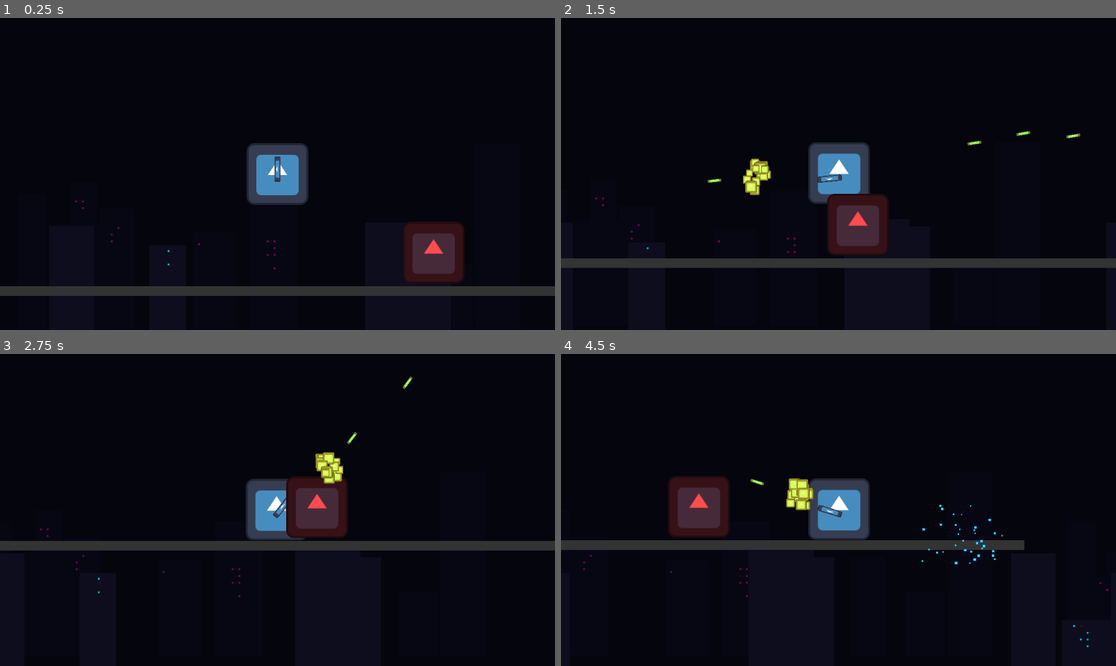
Above: before the commit, frames 1-4 (two rows, left to right).
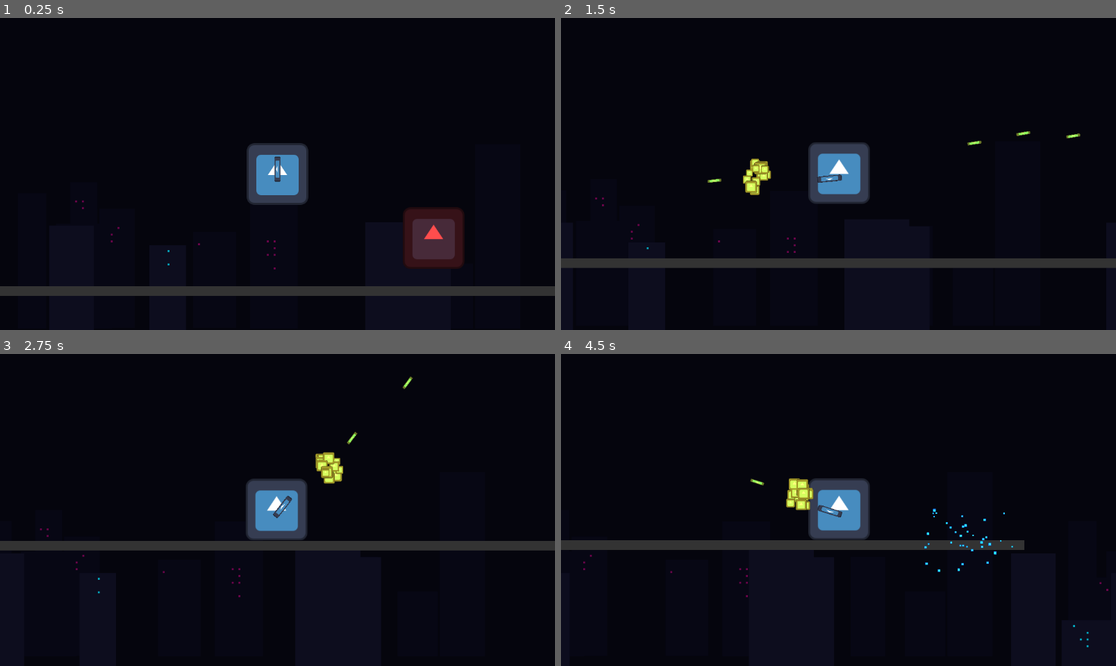
Above: after the commit, the same moments.

Repository: Viet-6/test-pcaF
Game: Godot game, scene res://scenes/levels/test_level.tscn
The game is run twice, just before and just after one commit, with the same random seed, the same clock (stepped at 60 frames per second) and the same inputs. The engine's default icon, where the game draws it, is replaced by a stand-in: a white triangle on a blue panel in a dark square.
Inputs (mouse positions are in pixels of both pictures, inside the frame that each line leads up to):
- Up to frame 1 (0.25 s): no input
- Up to frame 2 (1.5 s): move the mouse to (960, 158) at 0.52 s; press the mouse at (960, 158) at 0.53 s; hold D (move_right) from 0.53 s (still down); tap Space (jump) at 0.77 s; move the mouse to (727, 189) at 1.27 s; release the mouse at (727, 189) at 1.28 s; click (727, 189) at 1.35 s
- Up to frame 3 (2.75 s): tap Space (jump) at 1.52 s; move the mouse to (333, 441) at 2.02 s; release D (move_right) at 2.03 s; press the mouse at (333, 441) at 2.03 s; hold A (move_left) from 2.03 s (still down)
- Up to frame 4 (4.5 s): move the mouse to (810, 572) at 2.77 s; release A (move_left) at 2.78 s; release the mouse at (810, 572) at 2.78 s; hold D (move_right) 2.78-4.28 s; click (810, 572) at 2.85 s; tap Space (jump) at 3.02, 3.77 s; move the mouse to (1005, 556) at 3.52 s; press the mouse at (1005, 556) at 3.53 s; move the mouse to (672, 463) at 4.27 s; release the mouse at (672, 463) at 4.28 s; hold A (move_left) from 4.28 s (still down); click (672, 463) at 4.35 s

The runs differ from the first frame. In frame 1, 1.6% of the frame differs, in the area x 72-84%, y 60-85%; in frame 2, 2.1%; in frame 3, 2.0%; in frame 4, 2.4%, in the area x 19-82%, y 39-70%.

Commit message:
fix projectile #21

Diff:
--- a/scenes/enemies/enemy.tscn
+++ b/scenes/enemies/enemy.tscn
@@ -4,7 +4,7 @@
 [ext_resource type="Texture2D" path="res://icon.svg" id="2_icon"]
 
 [sub_resource type="RectangleShape2D" id="1"]
-size = Vector2(100, 100)
+size = Vector2(100, 500)
 
 [node name="Enemy" type="CharacterBody2D"]
 collision_layer = 4
@@ -14,6 +14,3 @@
 [node name="Sprite2D" type="Sprite2D" parent="."]
 texture = ExtResource("2_icon")
 modulate = Color(1, 0.3, 0.3, 1) # Red tint
-
-[node name="CollisionShape2D" type="CollisionShape2D" parent="."]
-shape = SubResource("1")
--- a/scenes/weapons/projectile.tscn
+++ b/scenes/weapons/projectile.tscn
@@ -1,8 +1,12 @@
-[gd_scene load_steps=5 format=3]
+[gd_scene load_steps=6 format=3]
 
 [ext_resource type="Script" path="res://scripts/projectile.gd" id="1_projectile"]
 [ext_resource type="Texture2D" path="res://icon.svg" id="2_icon"]
 [ext_resource type="PackedScene" path="res://scenes/weapons/impact_effect.tscn" id="3_impact"]
+
+[sub_resource type="Curve" id="Curve_trail"]
+_data = [Vector2(0, 1), 0.0, 0.0, 0, 0, Vector2(1, 0), 0.0, 0.0, 0, 0]
+point_count = 2
 
 [sub_resource type="RectangleShape2D" id="1"]
 size = Vector2(30, 6)
@@ -21,3 +25,10 @@
 
 [node name="CollisionShape2D" type="CollisionShape2D" parent="."]
 shape = SubResource("1")
+
+[node name="Trail" type="Line2D" parent="."]
+width = 4.0
+width_curve = SubResource("Curve_trail")
+default_color = Color(3, 3, 1, 1)
+begin_cap_mode = 2
+end_cap_mode = 2
--- a/scripts/enemy.gd
+++ b/scripts/enemy.gd
@@ -6,6 +6,23 @@
 func _ready():
 	current_health = max_health
 	add_to_group("enemies")
+
+	# Force create collision shape to ensure it exists (Scene file paranoia)
+	var shape = RectangleShape2D.new()
+	shape.size = Vector2(100, 200)
+
+	var col = CollisionShape2D.new()
+	col.shape = shape
+	col.debug_color = Color(1, 0, 0, 0.5)
+	add_child(col)
+	print("Enemy Initialized with Procedural Collision Shape")
+
+func _physics_process(delta):
+	# Add gravity so it sits on floor properly
+	if not is_on_floor():
+		velocity.y += 980.0 * delta
+	move_and_slide()
+
 
 func take_damage(amount: int):
 	current_health -= amount
--- a/scripts/projectile.gd
+++ b/scripts/projectile.gd
@@ -19,6 +19,15 @@
 	var space_state = get_world_2d().direct_space_state
 	var current_pos = global_position
 	var next_pos = current_pos + transform.x * speed * delta
+
+	# Update Trail
+	if has_node("Trail"):
+		var trail = $Trail
+		trail.add_point(Vector2.ZERO)
+		# Keep trail shortish
+		if trail.get_point_count() > 10:
+			trail.remove_point(0)
+		# Detach trail origin from rotation if needed, but local space is fine here if just visual tail
 
 	# Raycast using Collision Mask 5 (Layer 1:Floor + Layer 3:Enemy)
 	# This implicitly ignores Layer 2 (Player), solving the self-hit issue perfectly.
